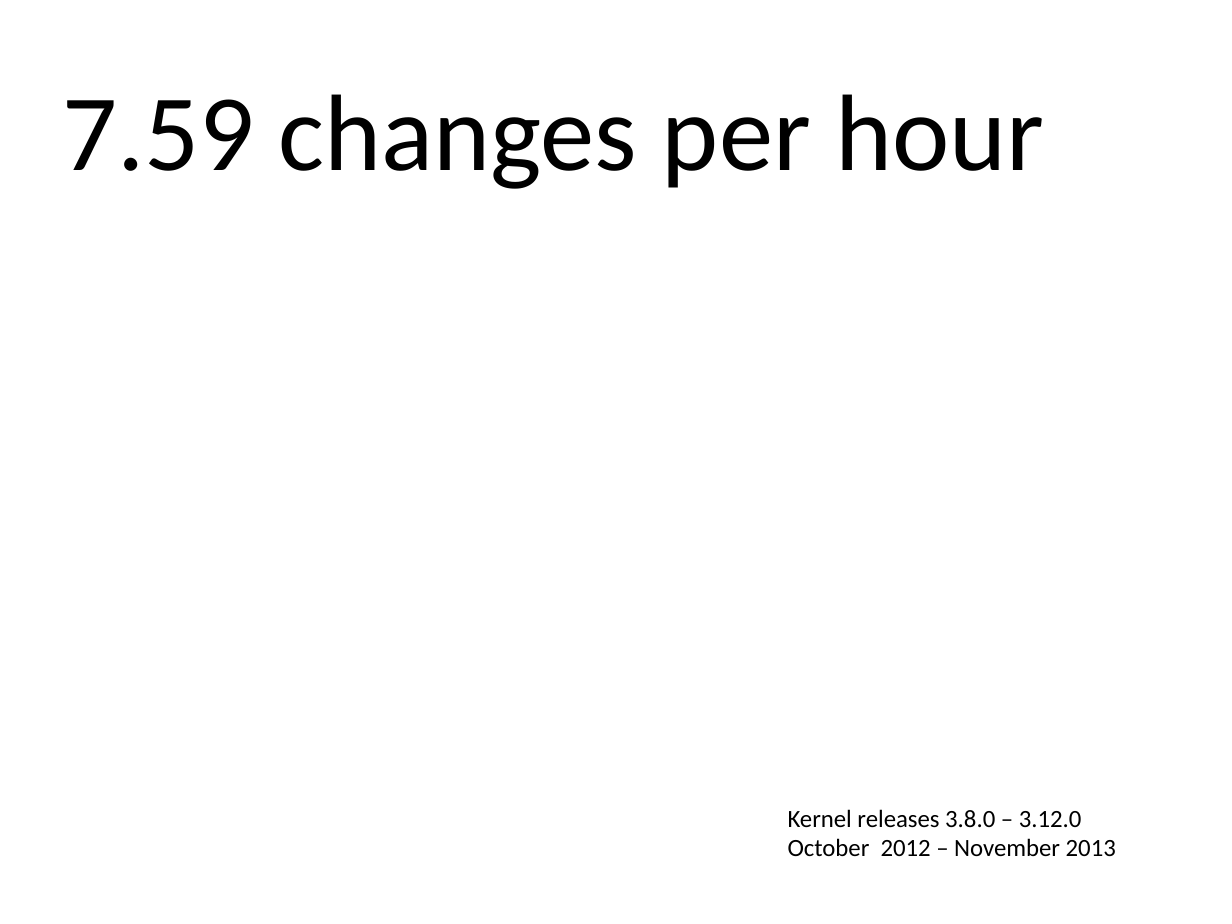
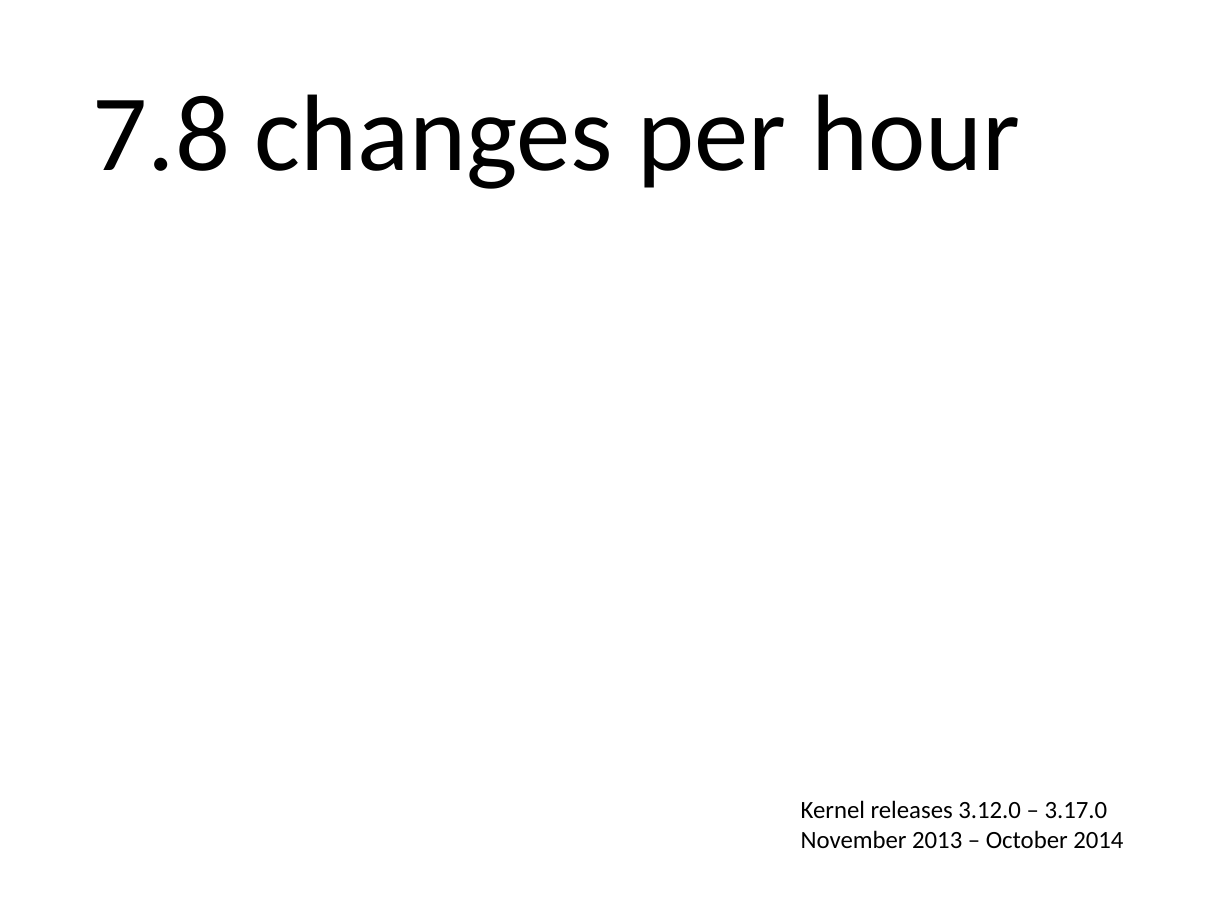
Before and after one commit to gregkh/kernel-development, a slide deck: slide 6 of lf_kernel-development.odp. Drawn at 1232x924 pixels with LibreOffice and Linux fonts; fonts in the diff are those of the drawing; background and template pictures are left out. Boxes give left, top, right and bottom in pixels: in the first picture for what was removed or moved away, otherwise in the second. Text is boxed around its words. In the diff, an @@ line names an element or a change of style, - is before the commit and + after.

```diff
--- a/lf_kernel-development.odp
+++ b/lf_kernel-development.odp
@@ text at [93,94,1020,189]: text changed @@
-7.59 changes per hour
+7.8 changes per hour
@@ text at [801,800,1123,848]: text changed @@
-Kernel releases 3.8.0 – 3.12.0
-October 2012 – November 2013
+Kernel releases 3.12.0 – 3.17.0
+November 2013 – October 2014
```
Also in this commit, not shown: 13 other slides changed, 2 slides added.
